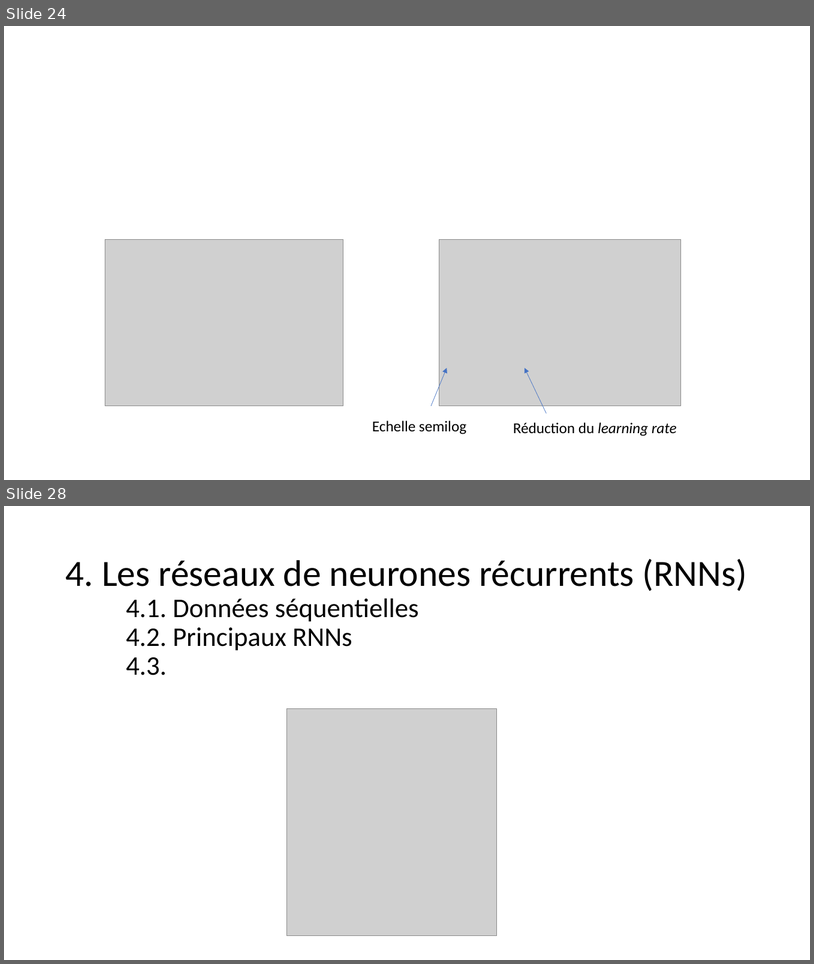
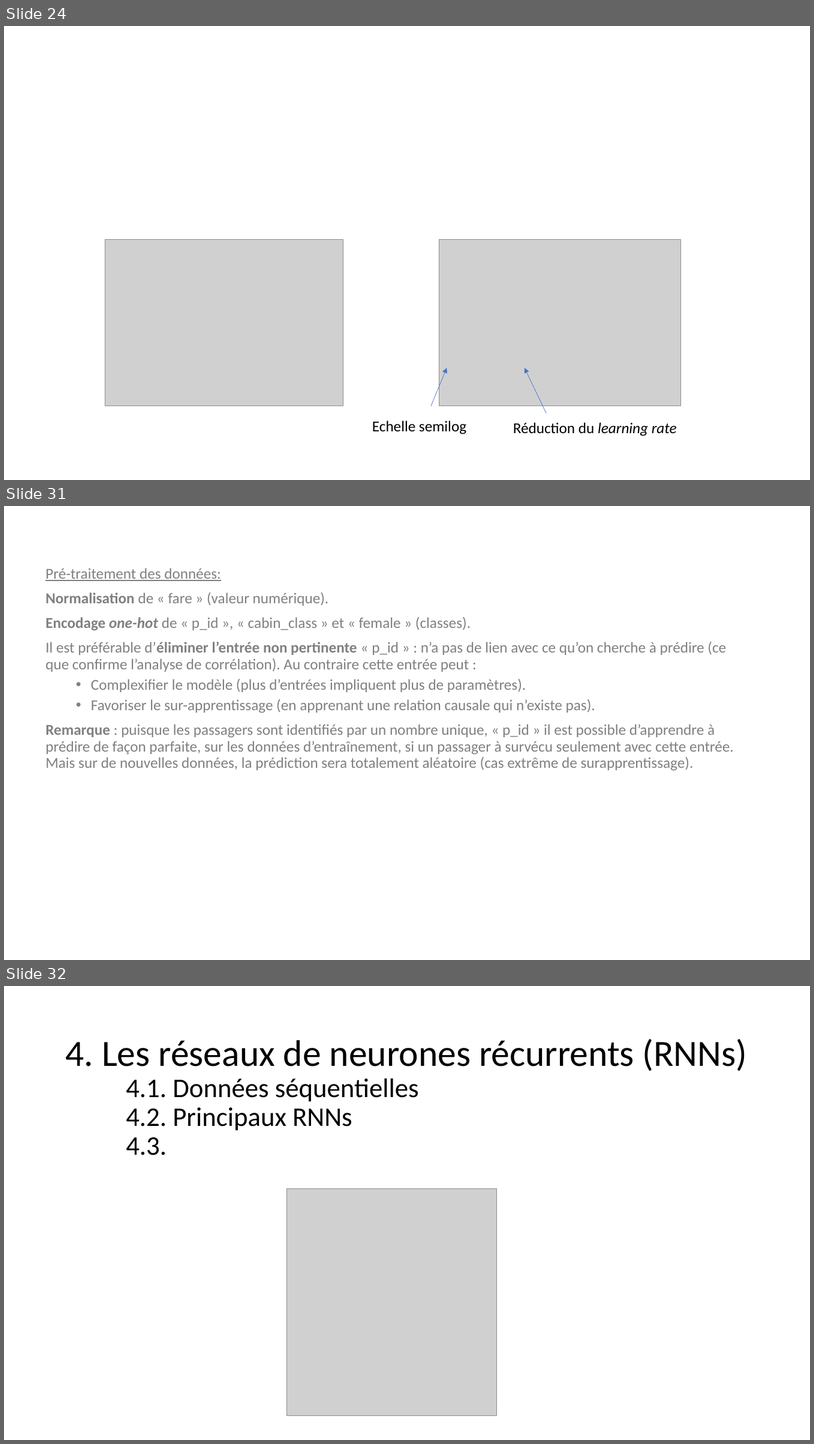
Before and after one commit to jolindien-git/jolindien-git.github.io, a slide deck: Intelligence Artificielle et Analyse de donnees.pptx. Shown one above the other, each under a label of ours: slides 24 and 28 before the commit, slides 24, 31 and 32 after it; the slides between them are not shown. The pictures are 814x964 and 814x1444 pixels, drawn with LibreOffice and Linux fonts; fonts in the diff are those of the drawing; grey boxes stand for pictures. Boxes give left, top, right and bottom in pixels: in the first picture for what was removed or moved away, otherwise in the second. Text is boxed around its words. In the diff, an @@ line names an element or a change of style, - is before the commit and + after.

```diff
--- a/Intelligence Artificielle et Analyse de donnees.pptx
+++ b/Intelligence Artificielle et Analyse de donnees.pptx
@@ slide 31 added at <box>4,506,810,960</box>, background #FFFFFF @@
@@ text added at <box>45,568,734,770</box>, 18 pt, text #808080 @@
+Pré-traitement des données:
+Normalisation de « fare » (valeur numérique).
+Encodage one-hot de « p_id », « cabin_class » et « female » (classes).
+Il est préférable d’éliminer l’entrée non pertinente « p_id » : n’a pas de lien avec ce qu’on cherche à prédire (ce que confirme l’analyse de corrélation). Au contraire cette entrée peut :
+  • Complexifier le modèle (plus d’entrées impliquent plus de paramètres).
+  • Favoriser le sur-apprentissage (en apprenant une relation causale qui n’existe pas).
+Remarque : puisque les passagers sont identifiés par un nombre unique, « p_id » il est possible d’apprendre à prédire de façon parfaite, sur les données d’entraînement, si un passager à survécu seulement avec cette entrée. Mais sur de nouvelles données, la prédiction sera totalement aléatoire (cas extrême de surapprentissage).
@@ what was slide 28 is now slide 32 @@
```
Also in this commit, not shown: 2 slides changed, 4 other slides added, 1 slide removed, 2 other files.
